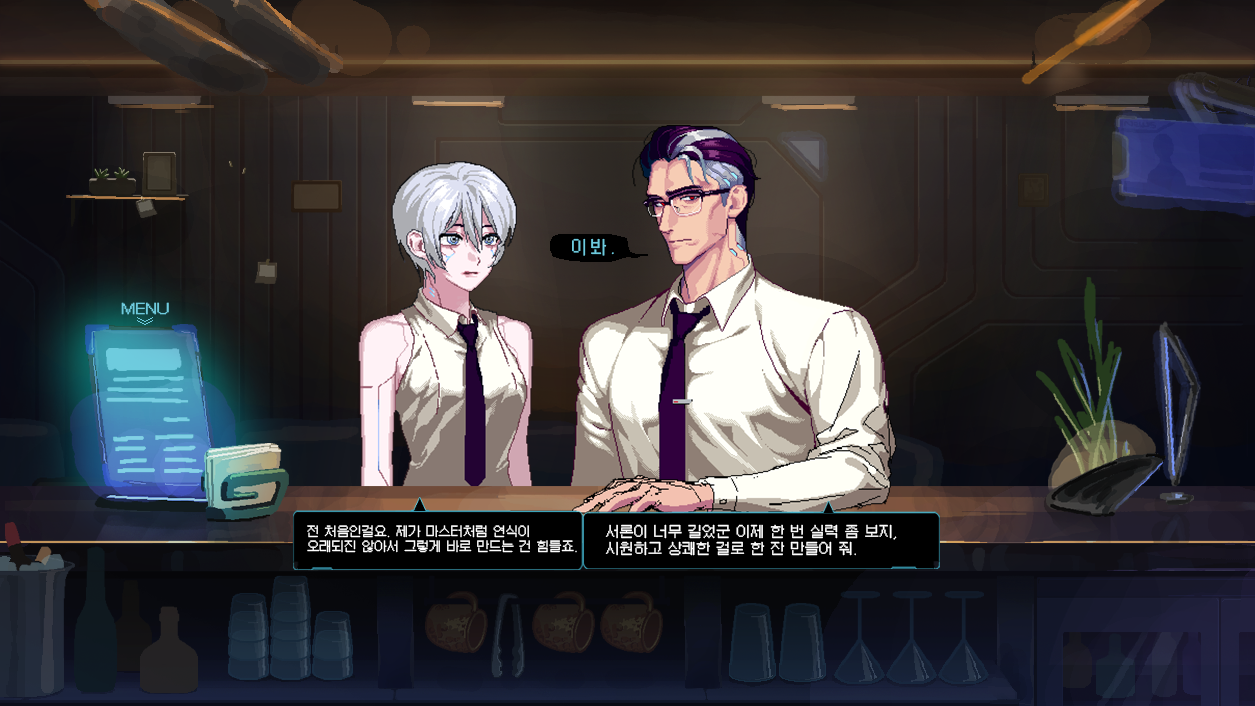
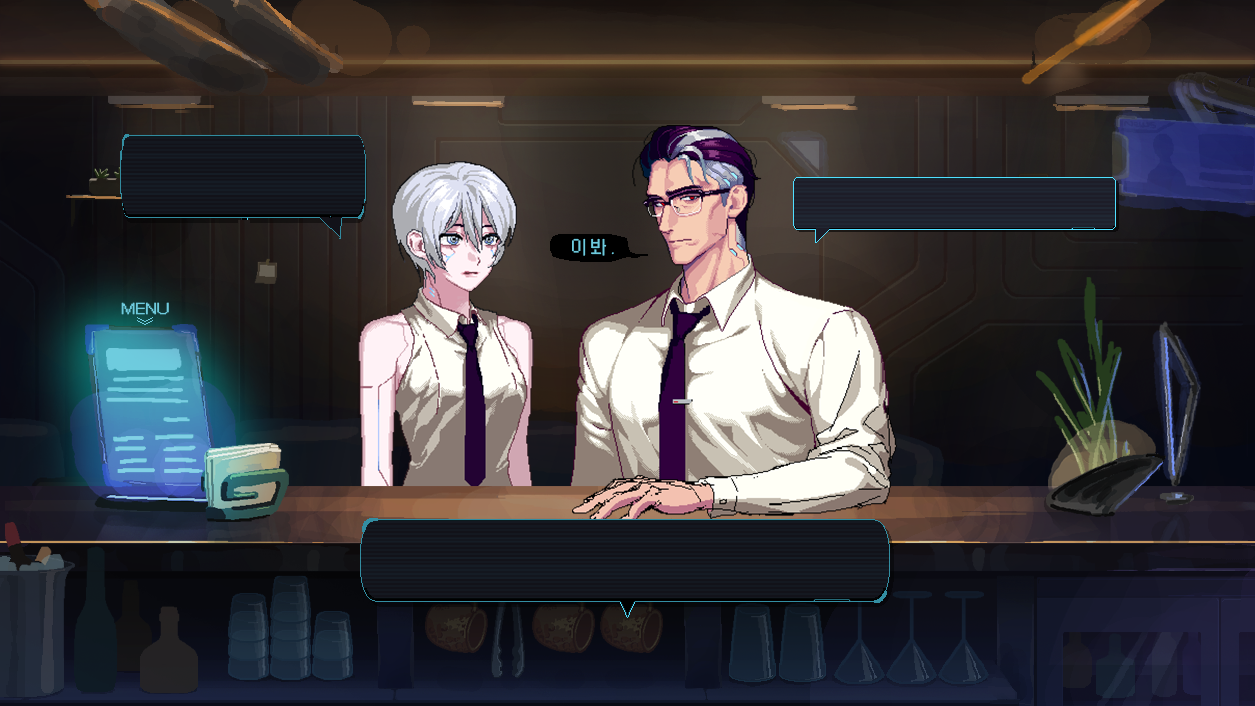
Comparing the layer stacks of the two 1255px x 706px images. Changes:
added layer "Layer 76" above "Group 17" over [794, 177, 1116, 243]
added group "Group 17" (1st of 2) with 6 layers above "Group 17 copy 2" over [793, 177, 1119, 243]
added layer "Layer 75" in group "Group 17" over [794, 226, 1115, 229]
added layer "Layer 79" (3%) in group "Group 17" over [793, 177, 1119, 243]
added layer "Layer 77" (2%) in group "Group 17" over [793, 177, 1119, 229]
added layer "Layer 78" in group "Group 17" over [815, 238, 821, 243]
added layer "Group 11 copy 4" (1st of 2, in "Group 17") in group "Group 17" over [793, 177, 1116, 230]
added layer "Group 11 copy 3" (1st of 5, in "Group 17") (58%) in group "Group 17" over [796, 180, 1119, 232]
added layer "Group 17 copy 2" above "Group 17 copy" over [120, 134, 367, 239]
added group "Group 17 copy" with 8 layers above "Group 13" over [293, 518, 940, 618]
added layer "Layer 74" in group "Group 17 copy" over [620, 600, 638, 618]
added layer "Layer 80" in group "Group 17 copy" over [362, 518, 887, 603]
added layer "Layer 73" (3%) in group "Group 17 copy" over [293, 521, 940, 615]
added layer "Layer 71" in group "Group 17 copy" over [364, 588, 886, 601]
added layer "Layer 72" (2%) in group "Group 17 copy" over [327, 527, 940, 579]
added layer "Group 11 copy 6" in group "Group 17 copy" over [360, 518, 890, 602]
added layer "Group 11 copy 4" (2nd of 2, in "Group 17 copy") (43%) in group "Group 17 copy" over [364, 523, 894, 607]
hid group "Group 4 copy 3" (23 layers) over [293, 497, 702, 591]
hid "전 처음인걸요. 제가 마스터처럼 연식이 오래되진 않아서 그렇게 바로 만드는 건 힘들죠. copy" (2nd of 2, in "Group 4 copy 3") over [307, 525, 577, 553]
hid group "Group 4 copy 2" (22 layers) over [581, 501, 940, 583]
